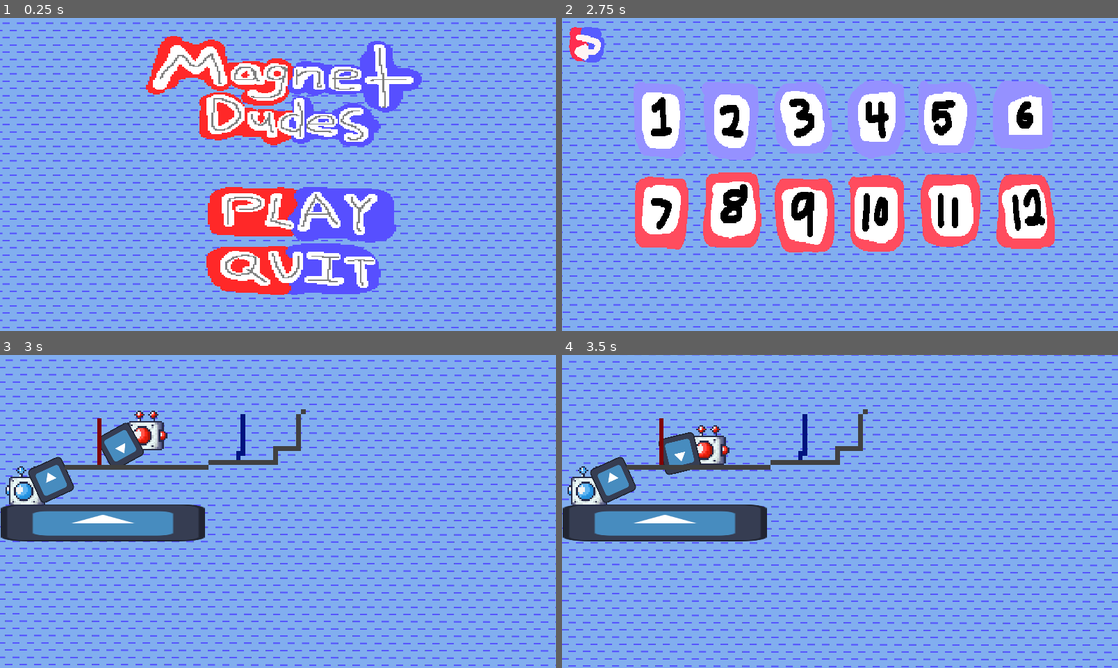
Above: before the commit, frames 1-4 (two rows, left to right).
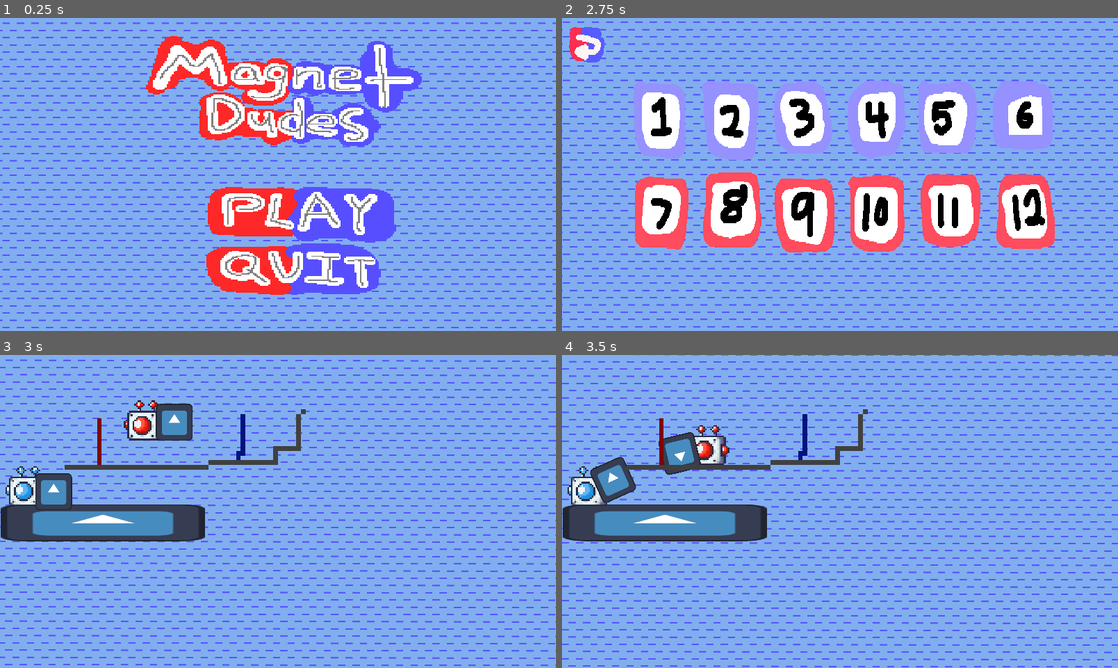
Above: after the commit, the same moments.

Repository: Jyeung05/Magnet-Dudes
Game: Godot game, scene res://scenes/main_menu.tscn
Two runs of this game, one before a commit and one after it. Both use one fixed random seed, a clock stepped at 60 frames per second and the inputs below. The engine's default icon, where the game draws it, is replaced by a stand-in: a white triangle on a blue panel in a dark square.
Inputs (mouse positions are in pixels of both pictures, inside the frame that each line leads up to):
- Up to frame 1 (0.25 s): no input
- Up to frame 2 (2.75 s): click (862, 212) at 0.5 s; click (589, 46) at 1.25 s; click (862, 212) at 2 s
- Up to frame 3 (3 s): click (100, 458) at 2.75 s
- Up to frame 4 (3.5 s): no input

Frames 1-2 are identical in both runs. In frame 3, 2.7% of the frame differs, in the area x 5-35%, y 14-50%; in frame 4, nothing differs.

Commit message:
added audio

Diff:
--- a/mastercontrol.gd
+++ b/mastercontrol.gd
@@ -12,6 +12,7 @@
 
 #function to switch player boolean. async await to prevent player from switching twice instantly.
 func _switch():
+	Switch.play()
 	await get_tree().create_timer(0.1).timeout
 	print("switch")
 	player1 = !player1
--- a/player1.gd
+++ b/player1.gd
@@ -4,6 +4,7 @@
 var direction;
 var apex = false;
 var dashCD = 2;
+var walking_sound_playing = false
 @export var speed = 500.0
 @export var dashSpeedUpScalar = 5;
 @export var originalJumpForce = 5000;
@@ -28,6 +29,7 @@
 func _walk():
 	direction = Input.get_vector("left", "right","nothing" , "down")
 	velocity = direction * speed
+
 	if direction.x > 0:  # Moving left
 		$Sprite2D.flip_h = true
 	elif direction.x < 0:  # Moving right
@@ -43,6 +45,7 @@
 	var apex = false;
 	#check if the user wants to jump
 	if Input.is_action_pressed("up"):
+		$jumping.play()
 		#subtracts because up is negative in 2d plane
 		velocity.y -= jumpForce
 		jumpForce = jumpForce*0.9
--- a/player_2.gd
+++ b/player_2.gd
@@ -42,6 +42,7 @@
 	var apex = false;
 	#check if the user wants to jump
 	if Input.is_action_pressed("up"):
+		$jumping.play()
 		#subtracts because up is negative in 2d plane
 		velocity.y -= jumpForce
 		jumpForce = jumpForce*0.995
--- a/project.godot
+++ b/project.godot
@@ -18,6 +18,8 @@
 [autoload]
 
 control="*res://mastercontrol.gd"
+Song="*res://scenes/song.tscn"
+Switch="*res://scenes/switch.tscn"
 
 [display]
 
--- a/scenes/level_select.gd
+++ b/scenes/level_select.gd
@@ -3,54 +3,80 @@
 
 
 func _on_back_2_pressed():
+	$AudioStreamPlayer2D.play()
+	await get_tree().create_timer(0.1).timeout
 	get_tree().change_scene_to_file("res://scenes/main_menu.tscn")
 
 
 
 
 func _on_lvl_1_pressed():
+	$AudioStreamPlayer2D.play()
+	await get_tree().create_timer(0.1).timeout
 	get_tree().change_scene_to_file("res://scenes/test_level.tscn")
 
 
 func _on_lvl_2_pressed():
+	$AudioStreamPlayer2D.play()
+	await get_tree().create_timer(0.1).timeout
 	pass # Replace with function body.
 
 
 func _on_lvl_3_pressed():
+	$AudioStreamPlayer2D.play()
+	await get_tree().create_timer(0.1).timeout
 	pass # Replace with function body.
 
 
 func _on_lvl_4_pressed():
+	$AudioStreamPlayer2D.play()
+	await get_tree().create_timer(0.1).timeout
 	pass # Replace with function body.
 
 
 func _on_lvl_5_pressed():
+	$AudioStreamPlayer2D.play()
+	await get_tree().create_timer(0.1).timeout
 	pass # Replace with function body.
 
 
 func _on_lvl_6_pressed():
+	$AudioStreamPlayer2D.play()
+	await get_tree().create_timer(0.1).timeout
 	pass # Replace with function body.
 
 
 func _on_lvl_7_pressed():
+	$AudioStreamPlayer2D.play()
+	await get_tree().create_timer(0.1).timeout
 	pass # Replace with function body.
 
 
 func _on_lvl_8_pressed():
+	$AudioStreamPlayer2D.play()
+	await get_tree().create_timer(0.1).timeout
 	pass # Replace with function body.
 
 
 func _on_lvl_9_pressed():
+	$AudioStreamPlayer2D.play()
+	await get_tree().create_timer(0.1).timeout
 	pass # Replace with function body.
 
 
 func _on_lvl_10_pressed():
+	$AudioStreamPlayer2D.play()
+	await get_tree().create_timer(0.1).timeout
 	pass # Replace with function body.
 
 
 func _on_lvl_11_pressed():
+	$AudioStreamPlayer2D.play()
+	await get_tree().create_timer(0.1).timeout
 	pass # Replace with function body.
 
 
 func _on_lvl_12_pressed():
+	$AudioStreamPlayer2D.play()
+	await get_tree().create_timer(0.1).timeout
 	pass # Replace with function body.
--- a/scenes/level_select.tscn
+++ b/scenes/level_select.tscn
@@ -1,9 +1,10 @@
-[gd_scene load_steps=5 format=3 uid="uid://ekvaqsofj0st"]
+[gd_scene load_steps=6 format=3 uid="uid://ekvaqsofj0st"]
 
 [ext_resource type="Texture2D" uid="uid://cd4r7ny64xvf7" path="res://assets/back.png" id="1_7lepl"]
 [ext_resource type="Script" path="res://scenes/level_select.gd" id="1_bfjx7"]
 [ext_resource type="PackedScene" uid="uid://dtq0kyda08ss" path="res://scenes/background.tscn" id="1_xbres"]
 [ext_resource type="Texture2D" uid="uid://d1n3oxjllb7fy" path="res://assets/lvl select.png" id="2_r8vrr"]
+[ext_resource type="AudioStream" uid="uid://deg3ot8bnxjd3" path="res://assets/coin-collect-retro-8-bit-sound-effect-145251.mp3" id="5_ftlvk"]
 
 [node name="level_select" type="Control"]
 layout_mode = 3
@@ -144,6 +145,9 @@
 offset_right = 1673.0
 offset_bottom = 775.0
 
+[node name="AudioStreamPlayer2D" type="AudioStreamPlayer2D" parent="."]
+stream = ExtResource("5_ftlvk")
+
 [connection signal="pressed" from="back2" to="." method="_on_back_2_pressed"]
 [connection signal="pressed" from="lvl1" to="." method="_on_lvl_1_pressed"]
 [connection signal="pressed" from="lvl2" to="." method="_on_lvl_2_pressed"]
--- a/scenes/main_menu.gd
+++ b/scenes/main_menu.gd
@@ -1,10 +1,17 @@
 extends Control
 
+func _ready():
+	if not Song.is_playing():
+		Song.play()
 
 func _on_button_pressed():
+	$AudioStreamPlayer2D.play()
+	await get_tree().create_timer(0.1).timeout
 	get_tree().change_scene_to_file("res://scenes/level_select.tscn")
 
 
 
 func _on_quit_pressed():
+	$AudioStreamPlayer2D.play()
+	await get_tree().create_timer(0.1).timeout
 	get_tree().quit()
--- a/scenes/main_menu.tscn
+++ b/scenes/main_menu.tscn
@@ -1,8 +1,9 @@
-[gd_scene load_steps=4 format=3 uid="uid://djjgt55gygt2c"]
+[gd_scene load_steps=5 format=3 uid="uid://djjgt55gygt2c"]
 
 [ext_resource type="Script" path="res://scenes/main_menu.gd" id="1_8ncrg"]
 [ext_resource type="Texture2D" uid="uid://drw3mkfxv4vqg" path="res://assets/magneTitle.png" id="1_xud0q"]
 [ext_resource type="PackedScene" uid="uid://dtq0kyda08ss" path="res://scenes/background.tscn" id="2_v5veb"]
+[ext_resource type="AudioStream" uid="uid://deg3ot8bnxjd3" path="res://assets/coin-collect-retro-8-bit-sound-effect-145251.mp3" id="4_4gc3j"]
 
 [node name="main_menu" type="Control"]
 layout_mode = 3
@@ -51,5 +52,8 @@
 offset_right = -638.88
 offset_bottom = -141.0
 
+[node name="AudioStreamPlayer2D" type="AudioStreamPlayer2D" parent="."]
+stream = ExtResource("4_4gc3j")
+
 [connection signal="pressed" from="play" to="." method="_on_button_pressed"]
 [connection signal="pressed" from="quit" to="." method="_on_quit_pressed"]
--- a/scenes/player_1.tscn
+++ b/scenes/player_1.tscn
@@ -1,9 +1,10 @@
-[gd_scene load_steps=6 format=3 uid="uid://c1x2qhmk57cxx"]
+[gd_scene load_steps=7 format=3 uid="uid://c1x2qhmk57cxx"]
 
 [ext_resource type="Script" path="res://player1.gd" id="1_2kw6b"]
 [ext_resource type="Texture2D" uid="uid://ddbgmo6cet2hl" path="res://assets/blue guy.png" id="2_5ykrd"]
 [ext_resource type="Script" path="res://scenes/pivot.gd" id="3_buvkk"]
 [ext_resource type="PackedScene" uid="uid://bkmucuwys7u3p" path="res://scenes/magnet.tscn" id="4_gufso"]
+[ext_resource type="AudioStream" uid="uid://c1lfext148qoa" path="res://assets/sfx_jump_07-80241.mp3" id="5_7v3nt"]
 
 [sub_resource type="RectangleShape2D" id="RectangleShape2D_atxct"]
 size = Vector2(126, 102)
@@ -31,3 +32,6 @@
 [node name="pivotTimer" type="Timer" parent="pivot"]
 wait_time = 0.6
 one_shot = true
+
+[node name="jumping" type="AudioStreamPlayer" parent="."]
+stream = ExtResource("5_7v3nt")
--- a/scenes/player_2.tscn
+++ b/scenes/player_2.tscn
@@ -1,9 +1,10 @@
-[gd_scene load_steps=6 format=3 uid="uid://bl67y8oanwipu"]
+[gd_scene load_steps=7 format=3 uid="uid://bl67y8oanwipu"]
 
 [ext_resource type="Script" path="res://player_2.gd" id="1_x8841"]
 [ext_resource type="Texture2D" uid="uid://d5fsxg84hfbh" path="res://assets/red guy.png" id="2_qgc03"]
 [ext_resource type="Script" path="res://scenes/pivot.gd" id="3_fhy5h"]
 [ext_resource type="PackedScene" uid="uid://bkmucuwys7u3p" path="res://scenes/magnet.tscn" id="4_6ib81"]
+[ext_resource type="AudioStream" uid="uid://c1lfext148qoa" path="res://assets/sfx_jump_07-80241.mp3" id="5_2c6fs"]
 
 [sub_resource type="RectangleShape2D" id="RectangleShape2D_atxct"]
 size = Vector2(124, 101)
@@ -30,3 +31,6 @@
 [node name="pivotTimer" type="Timer" parent="pivot"]
 wait_time = 0.6
 one_shot = true
+
+[node name="jumping" type="AudioStreamPlayer" parent="."]
+stream = ExtResource("5_2c6fs")
--- /dev/null
+++ b/scenes/song.tscn
@@ -0,0 +1,8 @@
+[gd_scene load_steps=2 format=3 uid="uid://e7u81l00db5p"]
+
+[ext_resource type="AudioStream" uid="uid://wsaoh8ii6ys" path="res://assets/Loneliness 8-bit Relaxing music.mp3" id="1_nidcf"]
+
+[node name="song" type="AudioStreamPlayer"]
+stream = ExtResource("1_nidcf")
+volume_db = -12.18
+autoplay = true
--- /dev/null
+++ b/scenes/switch.tscn
@@ -0,0 +1,6 @@
+[gd_scene load_steps=2 format=3 uid="uid://djho22sl2wiss"]
+
+[ext_resource type="AudioStream" uid="uid://deg3ot8bnxjd3" path="res://assets/coin-collect-retro-8-bit-sound-effect-145251.mp3" id="1_ptm4a"]
+
+[node name="switch" type="AudioStreamPlayer"]
+stream = ExtResource("1_ptm4a")
Not shown, added: assets/Loneliness 8-bit Relaxing music.mp3.import
Not shown, added: assets/coin-collect-retro-8-bit-sound-effect-145251.mp3.import
Not shown, added: assets/retro-coin-2-236685.mp3.import
Not shown, added: assets/sfx_jump_07-80241.mp3.import
Not shown, added: assets/Loneliness 8-bit Relaxing music.mp3
Not shown, added: assets/coin-collect-retro-8-bit-sound-effect-145251.mp3
Not shown, added: assets/retro-coin-2-236685.mp3
Not shown, added: assets/sfx_jump_07-80241.mp3
